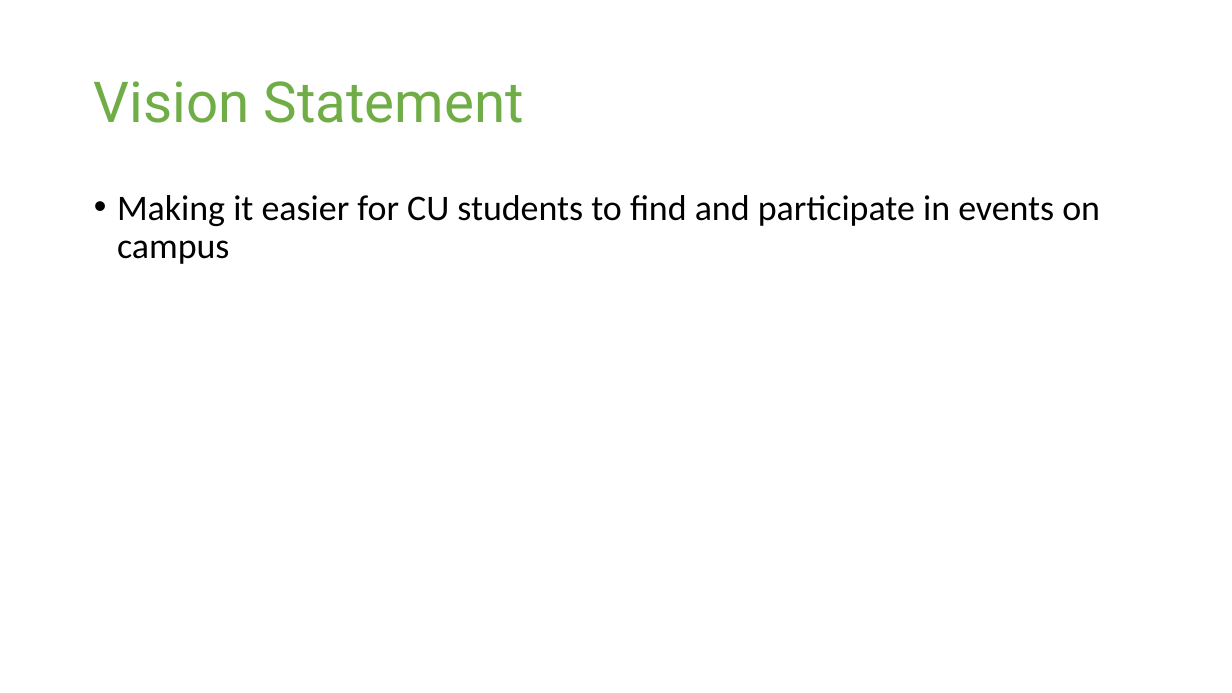
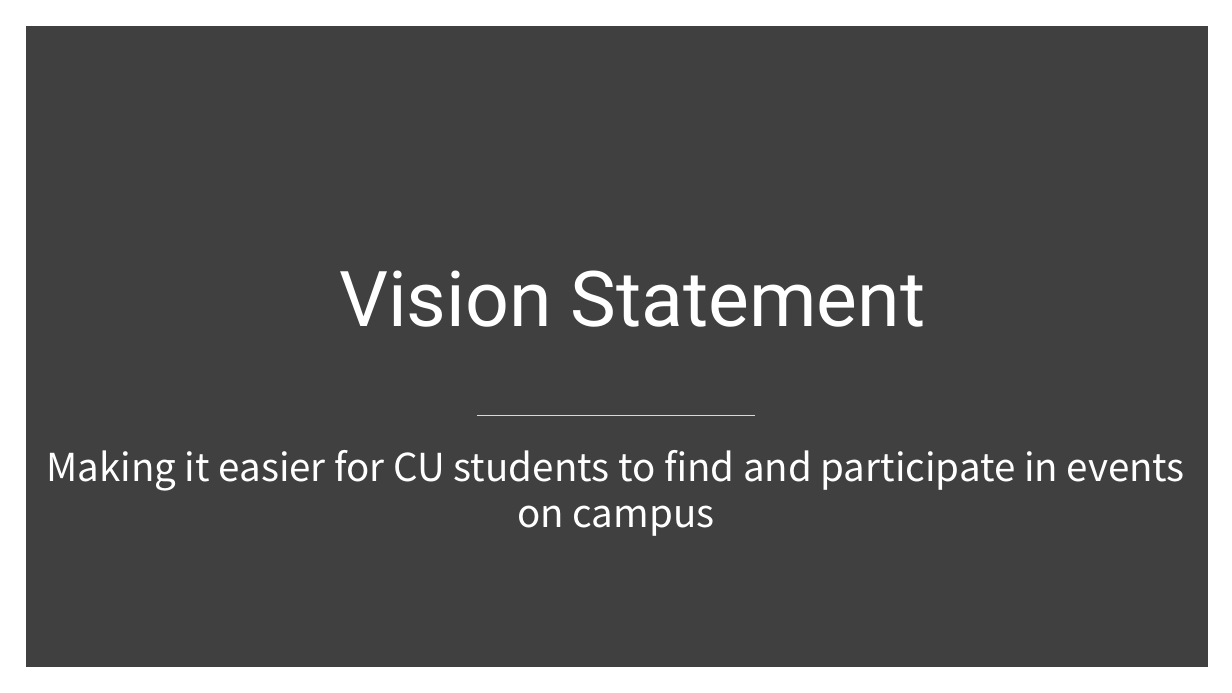
Before and after one commit to Computer-Girl/3308Project, a slide deck: slide 2 of ProjectPresentation.pptx. Drawn at 1232x693 pixels with LibreOffice and Linux fonts; fonts in the diff are those of the drawing. Boxes give left, top, right and bottom in pixels: in the first picture for what was removed or moved away, otherwise in the second. Text is boxed around its words. In the diff, an @@ line names an element or a change of style, - is before the commit and + after.

```diff
--- a/ProjectPresentation.pptx
+++ b/ProjectPresentation.pptx
@@ rectangle added at [0, 0, 1232, 693], fill #FFFFFF @@
@@ rectangle added at [32, 32, 1202, 661], fill #404040, outline #404040 10 pt @@
@@ title "Vision Statement": place and size @@
-title "Vision Statement" at [94, 81, 524, 123]
+title "Vision Statement" at [339, 270, 926, 327]
@@ title "Vision Statement" at [339, 270, 926, 327]: size 44 to 60 pt, text colour #70AD47 to #FFFFFF; alignment left to centre; vertical alignment middle to bottom @@
@@ line added from (478, 415) to (755, 415), #D9D9D9 1 pt @@
@@ text "Making it easier for CU ...": place and size @@
-text "Making it easier for CU ..." at [117, 195, 1100, 264]
+text "Making it easier for CU ..." at [46, 450, 1185, 536]
@@ text "Making it easier for CU ..." at [46, 450, 1185, 536]: size 28 to 30 pt, font Calibri to Noto Sans CJK KR, text colour #000000 to #FFFFFF; alignment left to centre; bullet • to none; line spacing 0.9 to 1; less space between paragraphs @@
```
Also in this commit, not shown: 2 other slides changed, 13 slides added, 3 slides removed.
